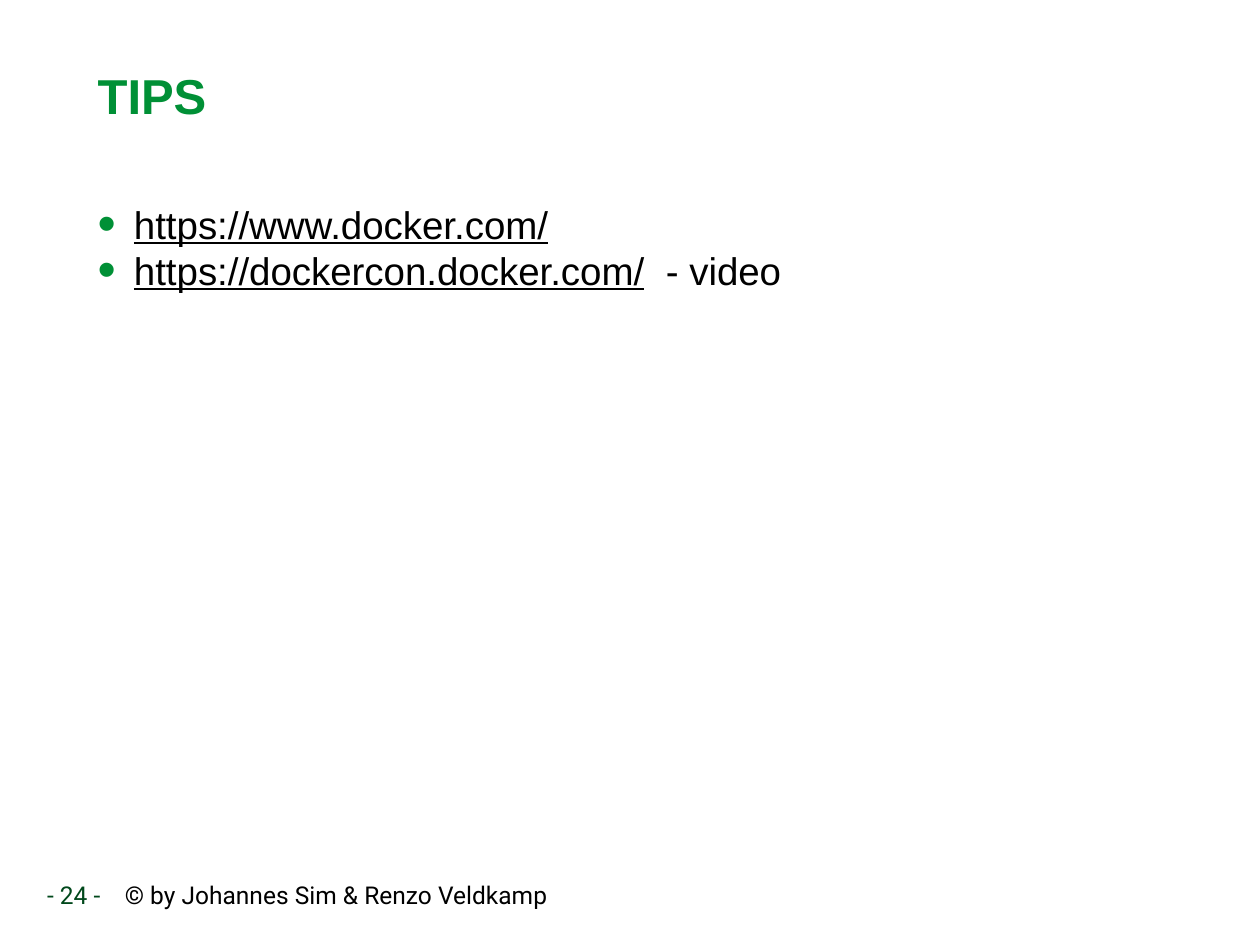
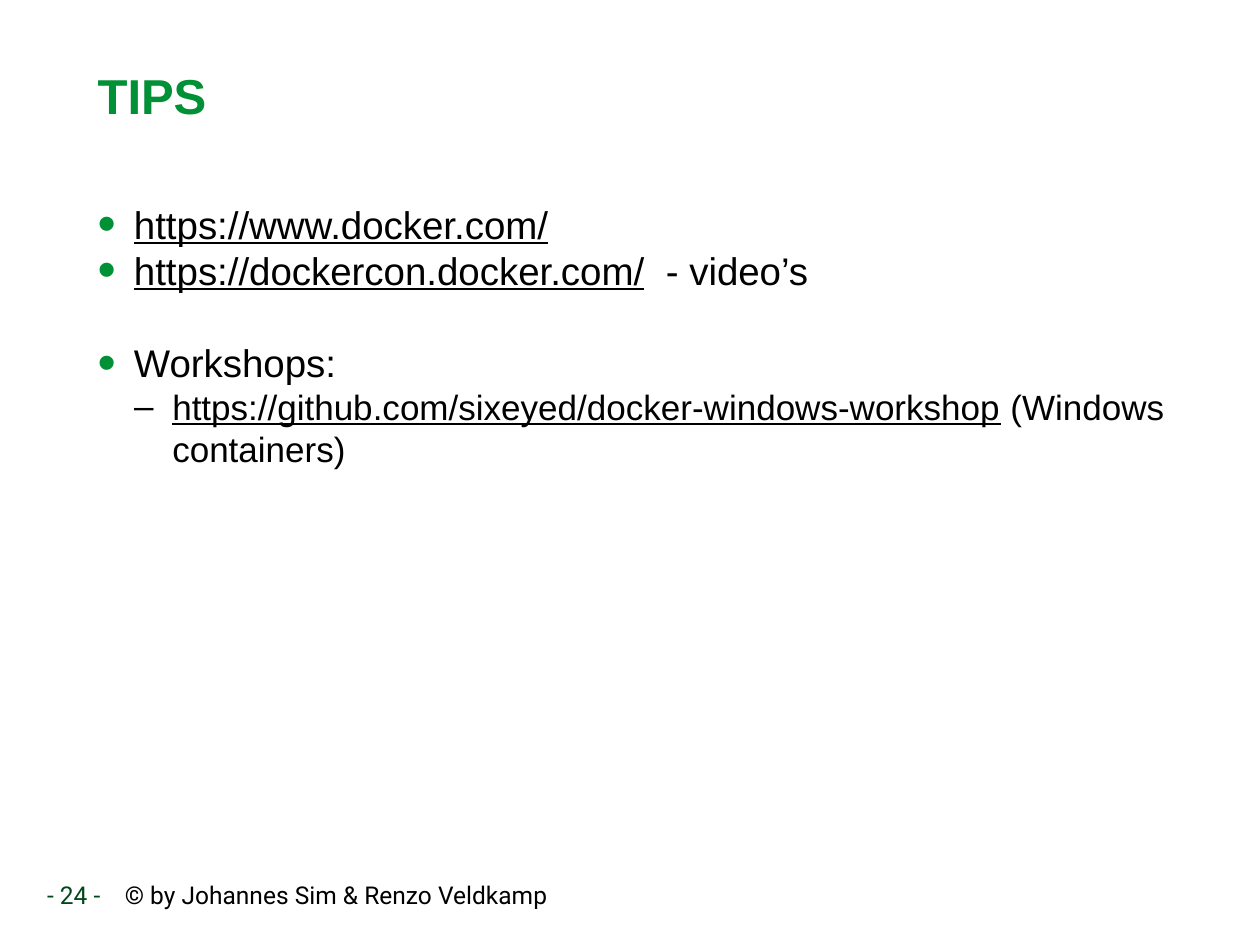
Before and after one commit to RenzoVeldkamp/MicroContainer, a slide deck: slide 24 of Presentatie/Docker102.pptx. Drawn at 1260x945 pixels with LibreOffice and Linux fonts; fonts in the diff are those of the drawing; background and template pictures are left out. Boxes give left, top, right and bottom in pixels: in the first picture for what was removed or moved away, otherwise in the second. Text is boxed around its words. In the diff, an @@ line names an element or a change of style, - is before the commit and + after.

```diff
--- a/Presentatie/Docker102.pptx
+++ b/Presentatie/Docker102.pptx
@@ text at [134,257,1164,469]: text changed; size 22 to 20 pt @@
-• https://dockercon.docker.com/ - video
+• https://dockercon.docker.com/ - video’s
+• Workshops:
+  – https://github.com/sixeyed/docker-windows-workshop (Windows containers)
```
Also in this commit, not shown: 1 other slide changed.
